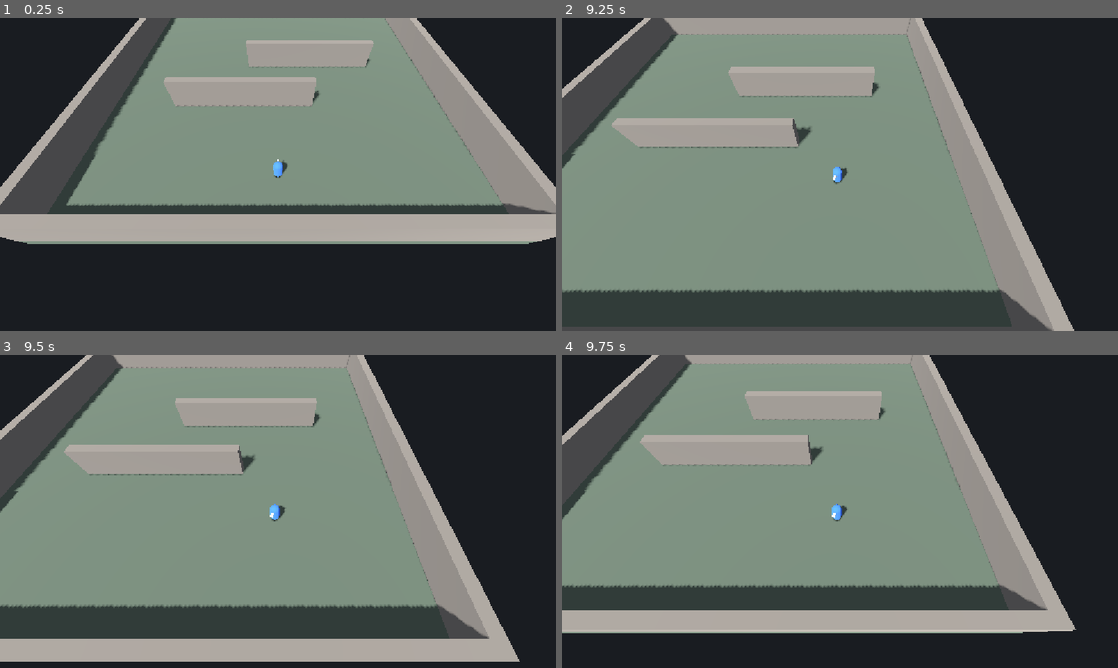
Above: before the commit, frames 1-4 (two rows, left to right).
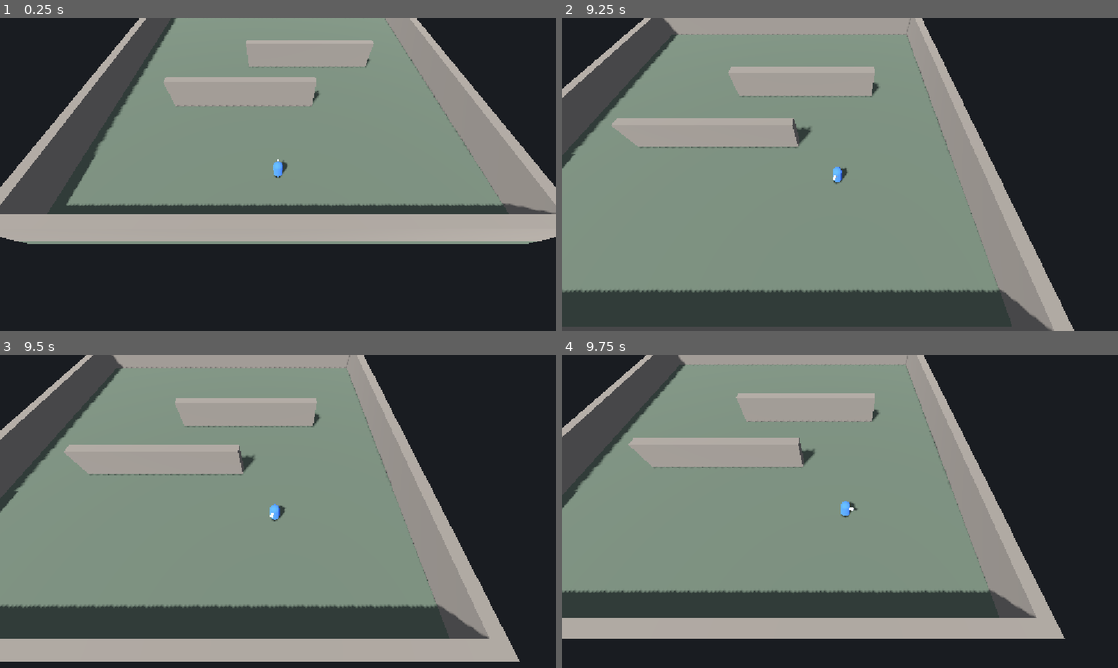
Above: after the commit, the same moments.

Repository: hipsen-systems/mg-zombies
Game: Godot game, scene res://scenes/main.tscn
Same seed, same stepped clock (60 frames per second), same inputs: the game is played once before the commit and once after it.
Inputs (mouse positions are in pixels of both pictures, inside the frame that each line leads up to):
- Up to frame 1 (0.25 s): no input
- Up to frame 2 (9.25 s): move the mouse to (962, 158) at 0.52 s; hold Right mouse button (move_command) 0.53-1.28 s; click (962, 158) at 0.67 s; move the mouse to (728, 190) at 1.27 s; right-click (728, 190) at 1.35 s; click (728, 190) at 1.42 s; move the mouse to (895, 105) at 2.02 s; hold Right mouse button (move_command) 2.03-2.78 s; click (895, 105) at 2.17 s; move the mouse to (812, 237) at 2.77 s; right-click (812, 237) at 2.85 s; click (812, 237) at 2.92 s; move the mouse to (1006, 221) at 3.52 s; hold Right mouse button (move_command) 3.53-4.28 s; click (1006, 221) at 3.67 s; move the mouse to (673, 127) at 4.27 s; right-click (673, 127) at 4.35 s; click (673, 127) at 4.42 s; move the mouse to (867, 174) at 5.02 s; hold Right mouse button (move_command) 5.03-5.78 s; click (867, 174) at 5.17 s; move the mouse to (756, 96) at 5.77 s; right-click (756, 96) at 5.85 s; click (756, 96) at 5.92 s; move the mouse to (962, 158) at 6.52 s; hold Right mouse button (move_command) 6.53-7.28 s; click (962, 158) at 6.67 s; move the mouse to (728, 190) at 7.27 s; right-click (728, 190) at 7.35 s; click (728, 190) at 7.42 s; move the mouse to (895, 105) at 8.02 s; hold Right mouse button (move_command) 8.03-8.78 s; click (895, 105) at 8.17 s; move the mouse to (812, 237) at 8.77 s; right-click (812, 237) at 8.85 s; click (812, 237) at 8.92 s
- Up to frame 3 (9.5 s): no input
- Up to frame 4 (9.75 s): move the mouse to (1006, 558) at 9.52 s; hold Right mouse button (move_command) from 9.53 s (still down); click (1006, 558) at 9.67 s

Frames 1-3 are identical in both runs. In frame 4, 13% of the frame differs, in the area x 0-93%, y 0-91%.

Commit message:
Make every click issue a move order that interrupts the previous one
Right-clicking while the hero was already moving could appear to do
nothing: the hero kept walking to its previous destination as if the
click had never happened.

Cause: the click raycast collides only with the ground layer (walls are
deliberately excluded), so any click that hit no ground collider -- the
dark background, past the edge of the level, or above a wall -- returned
no result and the handler simply returned. No order was issued, so the
old one stood. Verified headless: rays through screen points past the
arena edge miss entirely, while the nav agent and the input action
itself both handle back-to-back orders correctly.

- _ground_point_at() falls back to intersecting the camera ray with the
  hero's ground plane when the raycast misses, so a click always
  resolves to a point.
- command_move_to() clamps that point onto the navigation map, so an
  off-level click means "walk as far that way as you can" rather than a
  target that resolves to nothing.
- command_move_to() also zeroes horizontal velocity, so a new order
  cannot coast a frame along the abandoned heading -- rapid re-clicking
  reads as an instant redirect.
- The handler now uses the event's own position instead of the live
  mouse position: the two can differ by the time the event is handled,
  and it makes the input path drivable from headless tests.
- Added move_ordered(world_point) for attack-cancel wiring in #11.

Part of #5

Co-Authored-By: Claude Opus 5 <noreply@anthropic.com>

Diff:
--- a/scenes/hero/hero.gd
+++ b/scenes/hero/hero.gd
@@ -6,6 +6,11 @@
 ## sets the NavigationAgent3D target. Left-click is deliberately left free for
 ## targeting/attacks (issue #11). The ray only collides with the ground layer,
 ## so clicking a wall orders a move to the floor behind it (RTS convention).
+##
+## Every move command supersedes the one before it immediately — see
+## command_move_to().
+
+signal move_ordered(world_point: Vector3)
 
 const SPEED := 6.0
 const TURN_SPEED := 12.0
@@ -21,22 +26,59 @@
 
 
 func _unhandled_input(event: InputEvent) -> void:
-	if event.is_action_pressed("move_command"):
-		var camera := get_viewport().get_camera_3d()
-		if camera == null:
-			return
-		var mouse_pos := get_viewport().get_mouse_position()
-		var origin := camera.project_ray_origin(mouse_pos)
-		var target := origin + camera.project_ray_normal(mouse_pos) * RAY_LENGTH
-		var query := PhysicsRayQueryParameters3D.create(origin, target, GROUND_MASK)
-		var result := get_world_3d().direct_space_state.intersect_ray(query)
-		if result:
-			command_move_to(result.position)
+	if not event.is_action_pressed("move_command"):
+		return
+	# Use the position carried by the click itself rather than the live mouse
+	# position: the two can differ by the time the event is handled, and it
+	# keeps this path deterministic for headless tests.
+	var screen_point := (event as InputEventMouseButton).position
+	var target = _ground_point_at(screen_point)
+	if target != null:
+		command_move_to(target)
+
+
+## Resolve a screen position to a point on the ground.
+##
+## The raycast alone is not enough: it only collides with the ground layer, so
+## a click on the dark background, past the edge of the level, or above a wall
+## produces no hit at all. Dropping those clicks is what made a second click
+## look like it was ignored — the hero silently kept walking to its previous
+## destination. Falling back to the hero's ground plane means every click
+## yields a point; command_move_to() then clamps it onto the navmesh.
+##
+## Returns a Vector3, or null if there is no camera to project from.
+func _ground_point_at(screen_point: Vector2):
+	var camera := get_viewport().get_camera_3d()
+	if camera == null:
+		return null
+	var origin := camera.project_ray_origin(screen_point)
+	var direction := camera.project_ray_normal(screen_point)
+	var query := PhysicsRayQueryParameters3D.create(
+		origin, origin + direction * RAY_LENGTH, GROUND_MASK
+	)
+	var result := get_world_3d().direct_space_state.intersect_ray(query)
+	if result:
+		return result.position
+	var ground := Plane(Vector3.UP, global_position.y)
+	return ground.intersects_ray(origin, direction)
 
 
 ## Public move order — also the entry point for future AI/skills/tests.
+##
+## Issuing an order cancels the previous one outright: the target is replaced
+## (NavigationAgent3D repaths on the next query) and the carried-over horizontal
+## velocity is dropped so the hero cannot coast another frame along the
+## abandoned heading. Rapid re-clicking therefore reads as an instant redirect.
 func command_move_to(world_point: Vector3) -> void:
-	_nav_agent.target_position = world_point
+	# Clamp onto the navigation map so an order is never unreachable — a click
+	# on the void outside the level becomes "walk as far that way as you can"
+	# instead of a path request that resolves to nothing.
+	var map := get_world_3d().navigation_map
+	var reachable := NavigationServer3D.map_get_closest_point(map, world_point)
+	_nav_agent.target_position = reachable
+	velocity.x = 0.0
+	velocity.z = 0.0
+	move_ordered.emit(reachable)
 
 
 func _physics_process(delta: float) -> void:
Not shown, changed: scenes/hero/CLAUDE.md
